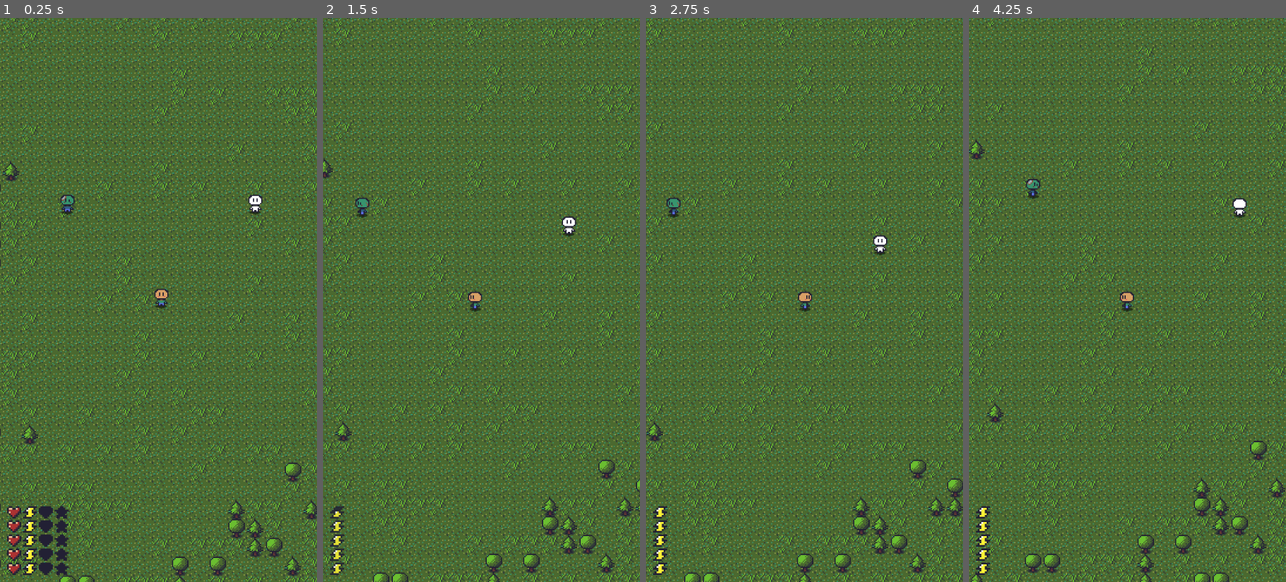
Above: before the commit, frames 1-4 (left to right).
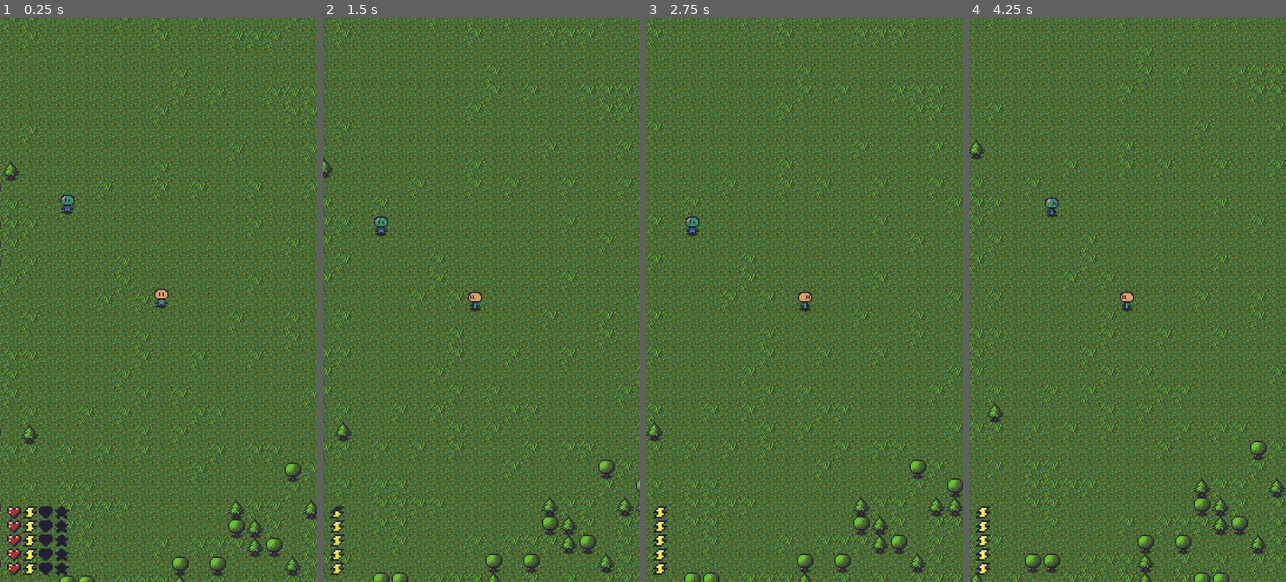
Above: after the commit, the same moments.

Repository: Eliasdbr/mobilesandbox
Game: Godot game, scene res://scenes/world.tscn
The game is run twice, just before and just after one commit, with the same random seed, the same clock (stepped at 60 frames per second) and the same inputs.
Inputs (mouse positions are in pixels of both pictures, inside the frame that each line leads up to):
- Up to frame 1 (0.25 s): no input
- Up to frame 2 (1.5 s): move the mouse to (551, 271) at 0.52 s; press the mouse at (551, 271) at 0.53 s; hold Right (action_right) 0.53-1.28 s; move the mouse to (418, 328) at 1.27 s; release the mouse at (418, 328) at 1.28 s; hold Down (action_down) from 1.28 s (still down); click (418, 328) at 1.35 s
- Up to frame 3 (2.75 s): move the mouse to (836, 175) at 2.02 s; release Down (action_down) at 2.03 s; press the mouse at (836, 175) at 2.03 s; hold Right (action_right) from 2.03 s (still down)
- Up to frame 4 (4.25 s): move the mouse to (1111, 412) at 2.77 s; release Right (action_right) at 2.78 s; release the mouse at (1111, 412) at 2.78 s; hold Up (action_up) 2.78-3.53 s; click (1111, 412) at 2.85 s; move the mouse to (1222, 384) at 3.52 s; press the mouse at (1222, 384) at 3.53 s; hold Left (action_left) from 3.53 s (still down)

The runs differ from the first frame. In frame 1, 0.1% of the frame differs, in the area x 78-83%, y 31-35%; in frame 2, 0.4%, in the area x 10-80%, y 31-39%; in frame 3, 0.4%; in frame 4, 0.4%.

Commit message:
Removed placeholder character from world

Diff:
--- a/scenes/world.tscn
+++ b/scenes/world.tscn
@@ -7,9 +7,6 @@
 [ext_resource type="Script" path="res://scenes/camera_2d.gd" id="4_8i6pb"]
 [ext_resource type="TileSet" uid="uid://bmkmo302ulgb2" path="res://resources/tileset.tres" id="5_82cjb"]
 [ext_resource type="PackedScene" uid="uid://dmmyoxswkt77d" path="res://scenes/player.tscn" id="6_d32gl"]
-[ext_resource type="PackedScene" uid="uid://b4xrfoj2eamff" path="res://scenes/character.tscn" id="8_cjg84"]
-[ext_resource type="Resource" uid="uid://di86qo6u0q0tx" path="res://resources/characters/player_stats.tres" id="8_rullc"]
-[ext_resource type="Script" path="res://components/ai_base.gd" id="9_mttiv"]
 [ext_resource type="PackedScene" uid="uid://cm8ev6iut28as" path="res://scenes/zombie.tscn" id="11_ebch6"]
 [ext_resource type="Resource" uid="uid://ctujnf50jinb2" path="res://resources/characters/zombie_stats.tres" id="12_k56y3"]
 
@@ -55,14 +52,6 @@
 tilemap = NodePath("../Terrain")
 sprite_texture = ExtResource("3_xvw2e")
 
-[node name="Blchar" parent="." node_paths=PackedStringArray("tilemap") instance=ExtResource("8_cjg84")]
-tilemap = NodePath("../Terrain")
-stats = ExtResource("8_rullc")
-spawn_pos = Vector2i(5, -5)
-
-[node name="AIBase" type="Node" parent="Blchar"]
-script = ExtResource("9_mttiv")
-
 [node name="Zombie" parent="." node_paths=PackedStringArray("tilemap") instance=ExtResource("11_ebch6")]
 tilemap = NodePath("../Terrain")
 stats = ExtResource("12_k56y3")
Not shown: 1 places in scenes/world.tscn that only renumber resources
